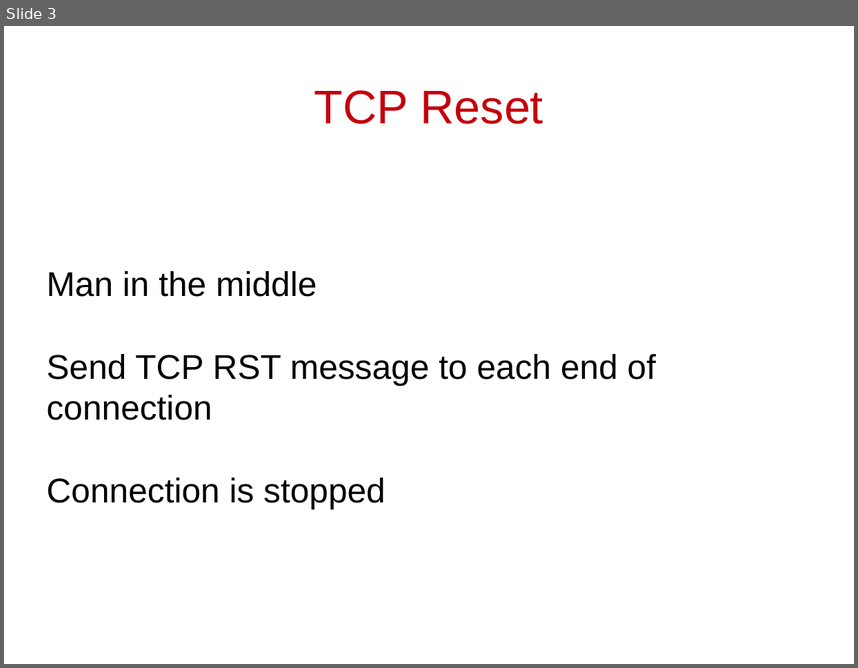
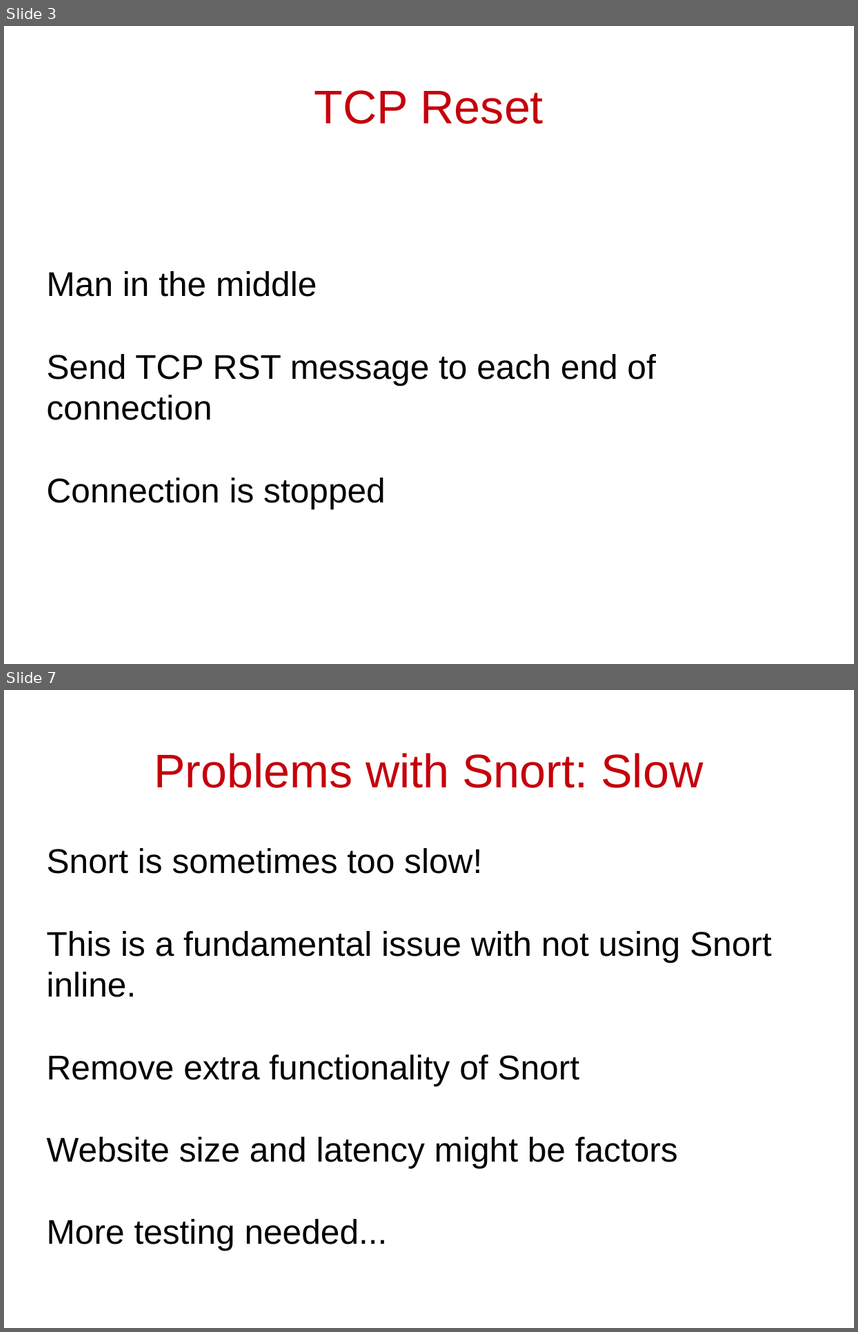
Before and after one commit to cschreiner/kindsicher, a slide deck: proj/presentation_dec09/Phil.odp. Shown one above the other, each under a label of ours: slide 3 before the commit, slides 3 and 7 after it; the slides between them are not shown. The pictures are 858x668 and 858x1332 pixels, drawn with LibreOffice and Linux fonts; fonts in the diff are those of the drawing. Boxes give left, top, right and bottom in pixels: in the first picture for what was removed or moved away, otherwise in the second. Text is boxed around its words. In the diff, an @@ line names an element or a change of style, - is before the commit and + after.

```diff
--- a/proj/presentation_dec09/Phil.odp
+++ b/proj/presentation_dec09/Phil.odp
@@ slide 7 added at (x1=4, y1=690, x2=854, y2=1328), background #FFFFFF @@
@@ title added at (x1=154, y1=753, x2=703, y2=788), 44 pt, text #C5000B @@
+Problems with Snort: Slow
@@ subtitle added at (x1=47, y1=848, x2=772, y2=1250), 32 pt, text #000000 @@
+Snort is sometimes too slow!
+This is a fundamental issue with not using Snort inline.
+Remove extra functionality of Snort
+Website size and latency might be factors
+More testing needed...
```
Also in this commit, not shown: 2 slides changed, 4 other slides added, 1 slide removed.
